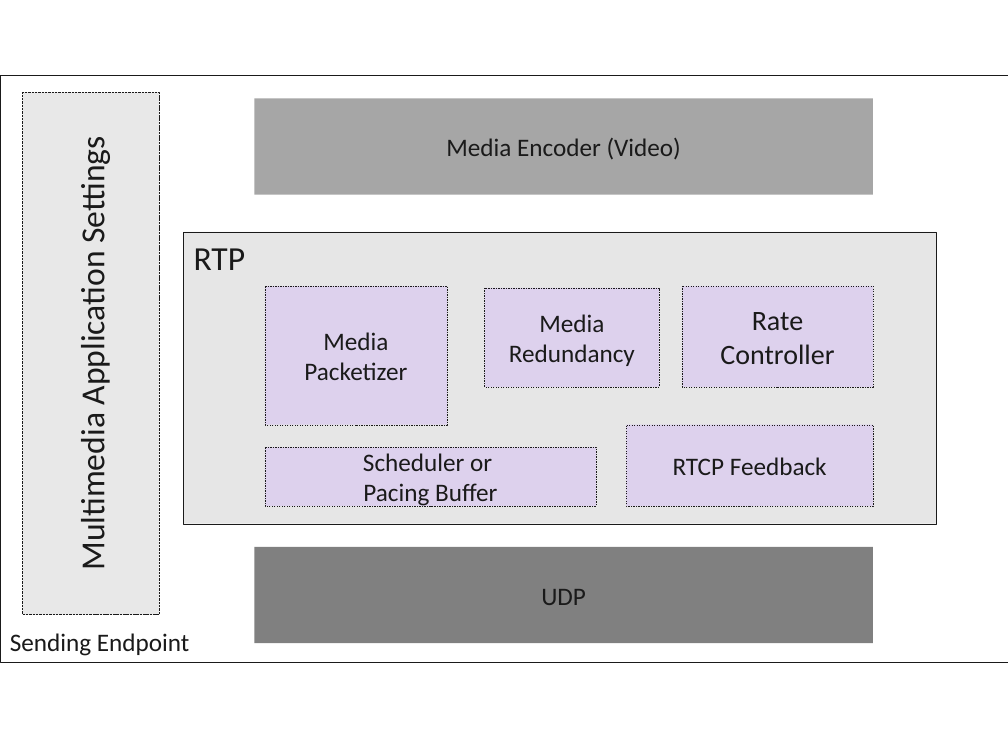
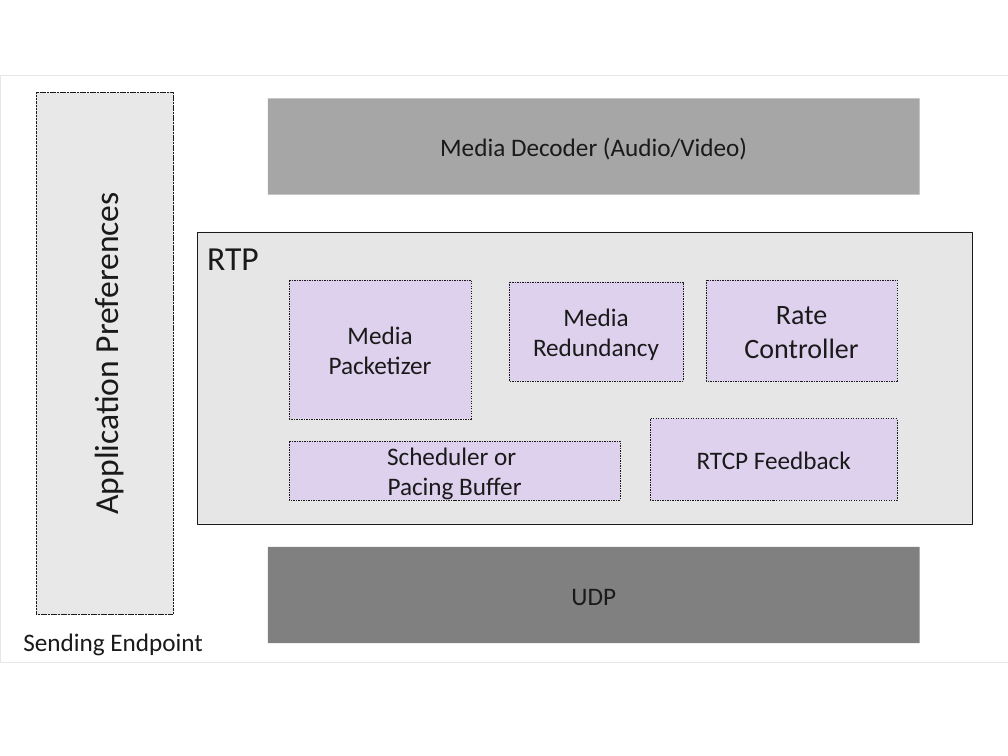
Before and after one commit to vr000m/PhD-thesis, a slide deck: slide 1 of graphs/source/media-app-stack.pptx. Drawn at 1008x756 pixels with LibreOffice and Linux fonts; fonts in the diff are those of the drawing. Boxes give left, top, right and bottom in pixels: in the first picture for what was removed or moved away, otherwise in the second. Text is boxed around its words. In the diff, an @@ line names an element or a change of style, - is before the commit and + after.

Commit message:
chap4: figures need both audio and video

```diff
--- a/graphs/source/media-app-stack.pptx
+++ b/graphs/source/media-app-stack.pptx
@@ rectangle at (x1=0, y1=76, x2=1008, y2=662): outline #1A1A1A 0.25 pt to #E6E6E6 0.25 pt @@
@@ rectangle "Application Preferences" moved from (x1=22, y1=93, x2=159, y2=615) to (x1=36, y1=93, x2=173, y2=615) @@
@@ rectangle "Media Decoder (Audio/Video)" resized from (x1=254, y1=99, x2=873, y2=196) to (x1=268, y1=99, x2=920, y2=196) @@
@@ text in rectangle at (x1=440, y1=138, x2=747, y2=159): text changed @@
-Media Encoder (Video)
+Media Decoder (Audio/Video)
@@ text in rectangle at (x1=86, y1=208, x2=127, y2=510): text changed @@
-Multimedia Application Settings
+Application Preferences
@@ rectangle "RTP" resized from (x1=183, y1=232, x2=936, y2=524) to (x1=198, y1=232, x2=973, y2=524) @@
@@ 5 rectangles moved together from (x1=265, y1=286, x2=873, y2=507) to (x1=289, y1=280, x2=897, y2=501) @@
@@ rectangle "UDP" resized from (x1=254, y1=546, x2=873, y2=643) to (x1=268, y1=546, x2=920, y2=643) @@
@@ text "Sending Endpoint" moved from (x1=10, y1=633, x2=189, y2=656) to (x1=23, y1=633, x2=202, y2=656) @@
```
Also in this commit, not shown: 1 other slide changed, 2 other files.
